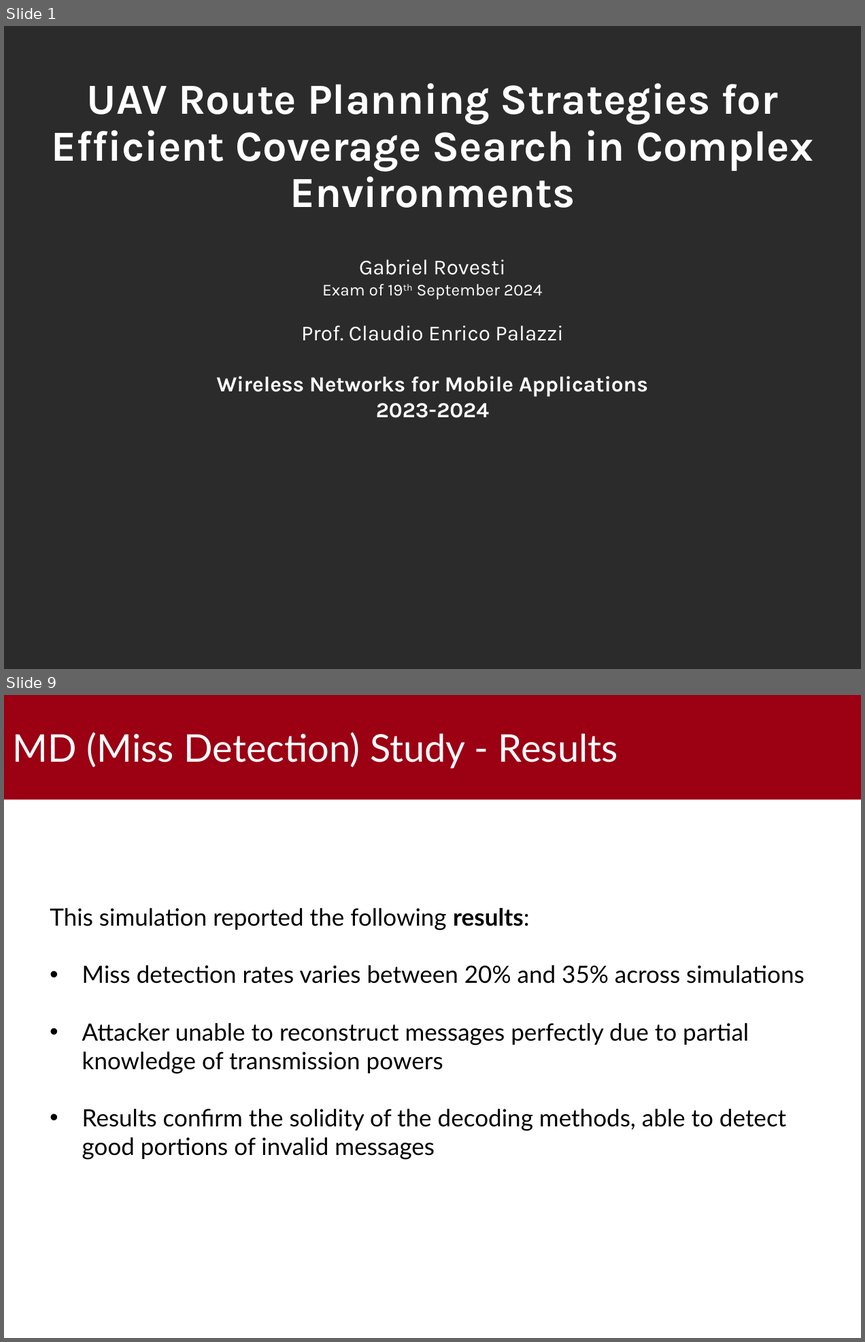
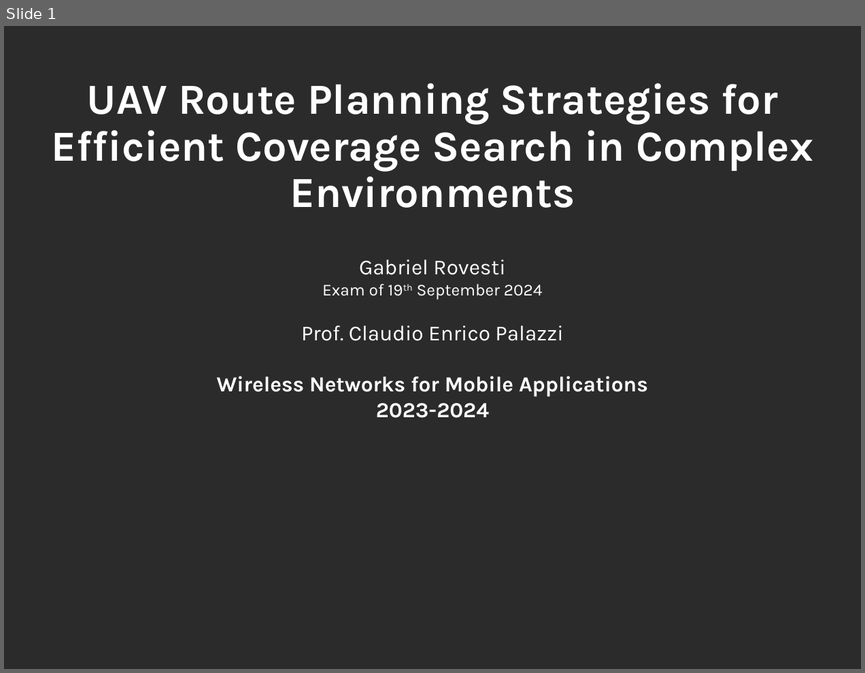
Before and after one commit to gabrielrovesti/WNMA-UAV-Route-Planning-Survey, a slide deck: 2 - Slides/UAV Route Planning Strategies.pptx. Shown one above the other, each under a label of ours: slides 1 and 9 before the commit, slide 1 after it; the slides between them are not shown. The pictures are 865x1342 and 865x673 pixels, drawn with LibreOffice and Linux fonts; fonts in the diff are those of the drawing; background and template pictures are left out; a plain dark background stands for a picture behind light text. Boxes give left, top, right and bottom in pixels: in the first picture for what was removed or moved away, otherwise in the second. Text is boxed around its words. In the diff, an @@ line names an element or a change of style, - is before the commit and + after.

```diff
--- a/2 - Slides/UAV Route Planning Strategies.pptx
+++ b/2 - Slides/UAV Route Planning Strategies.pptx
@@ slide 9 removed at (4, 695, 861, 1338), background #FFFFFF @@
@@ rectangle removed at (4, 695, 861, 798) @@
@@ title removed at (13, 732, 618, 768) @@
-MD (Miss Detection) Study - Results
@@ text removed at (50, 908, 804, 1159) @@
-This simulation reported the following results:
-• Miss detection rates varies between 20% and 35% across simulations
-• Attacker unable to reconstruct messages perfectly due to partial knowledge of transmission powers
-• Results confirm the solidity of the decoding methods, able to detect good portions of invalid messages
@@ text removed at (580, 1291, 847, 1325) @@
-UAV Route Planning Strategies– 9/10
```
Also in this commit, not shown: 2 slides changed, 6 other slides removed, 4 other files.
